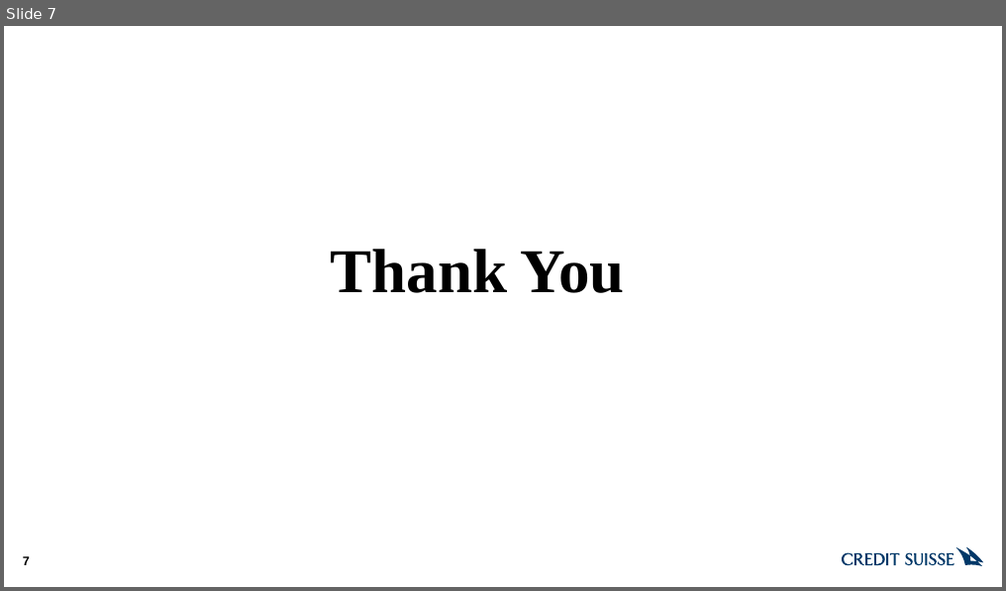
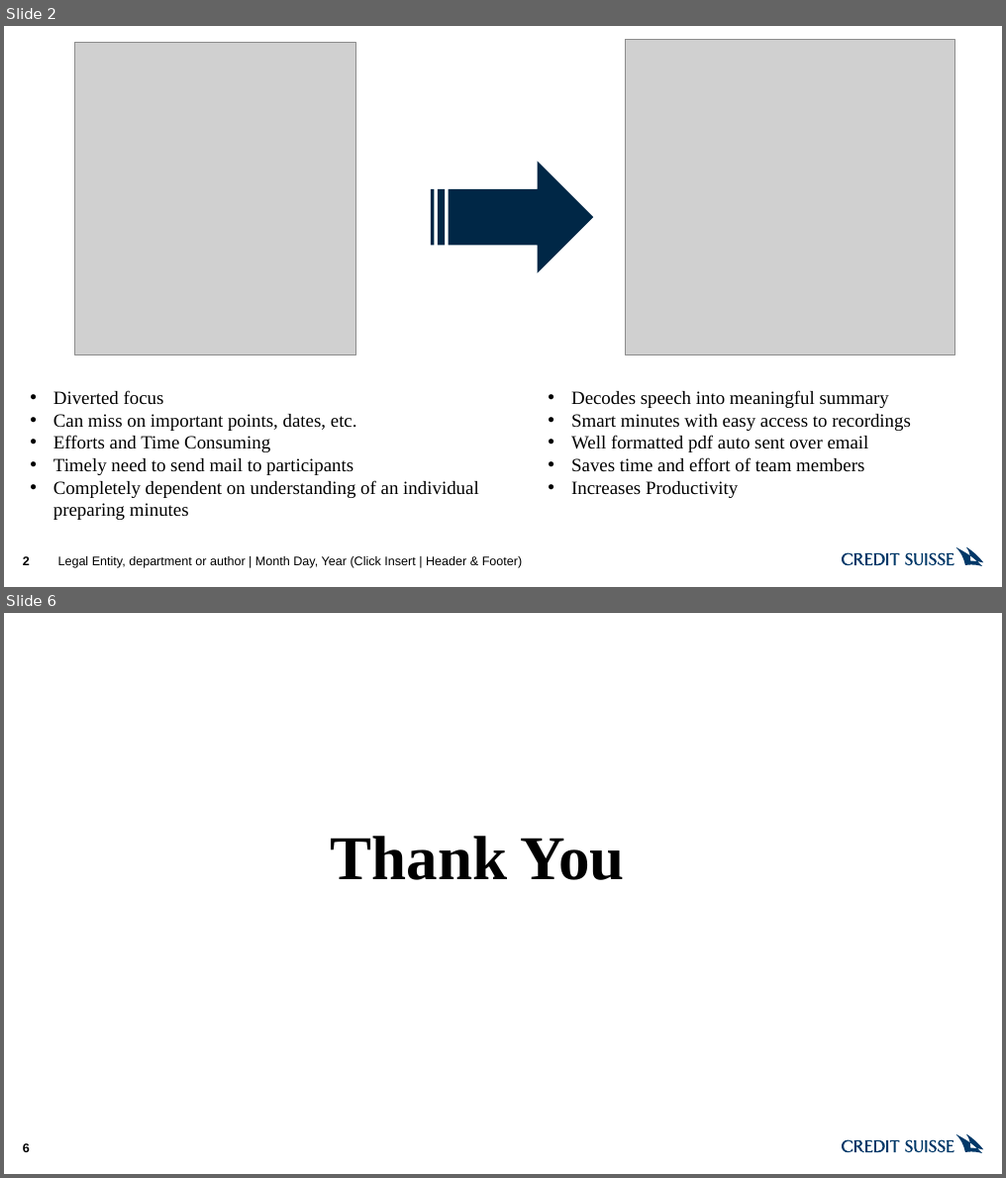
Before and after one commit to arreyaar/MOMBOT, a slide deck: MoMBot.pptx. Shown one above the other, each under a label of ours: slide 7 before the commit, slides 2 and 6 after it; the slides between them are not shown. The pictures are 1006x591 and 1006x1178 pixels, drawn with LibreOffice and Linux fonts; fonts in the diff are those of the drawing; grey boxes stand for pictures. Boxes give left, top, right and bottom in pixels: in the first picture for what was removed or moved away, otherwise in the second. Text is boxed around its words. In the diff, an @@ line names an element or a change of style, - is before the commit and + after.

```diff
--- a/MoMBot.pptx
+++ b/MoMBot.pptx
@@ slide 2 added at <box>4,26,1002,587</box>, background #FFFFFF; not listed: 1 template element that a slide beside it also shows @@
@@ picture added at <box>75,42,355,355</box> @@
@@ picture added at <box>626,40,955,355</box> @@
@@ striped right arrow added at <box>431,162,593,274</box>, fill #002746 @@
@@ text added at <box>54,390,479,520</box>, 18 pt, text #000000 @@
+• Diverted focus
+• Can miss on important points, dates, etc.
+• Efforts and Time Consuming
+• Timely need to send mail to participants
+• Completely dependent on understanding of an individual preparing minutes
@@ text added at <box>571,390,911,498</box>, 18 pt, text #000000 @@
+• Decodes speech into meaningful summary
+• Smart minutes with easy access to recordings
+• Well formatted pdf auto sent over email
+• Saves time and effort of team members
+• Increases Productivity
@@ page number added at <box>23,557,30,566</box>, 12 pt, text #000000, bold @@
+2
@@ text added at <box>58,557,523,569</box>, 12 pt, text #000000 @@
+Legal Entity, department or author | Month Day, Year (Click Insert | Header & Footer)
@@ what was slide 7 is now slide 6 @@
@@ page number at <box>23,1144,30,1153</box>: text changed @@
-7
+6
```
Also in this commit, not shown: 4 slides changed, 2 slides removed.
